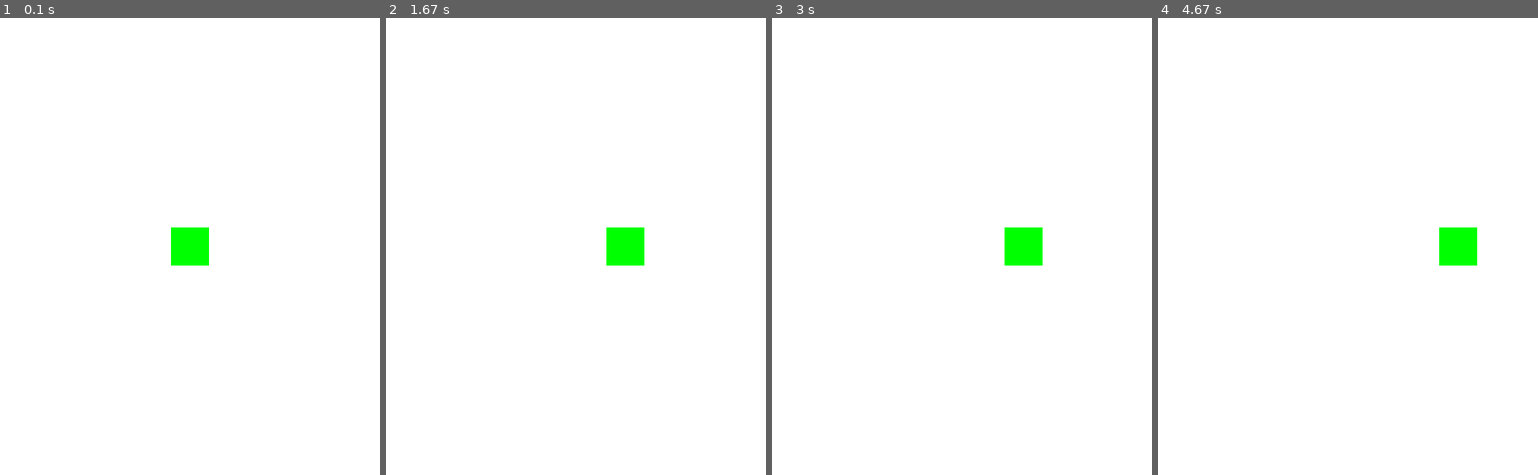
Above: before the commit, frames 1-4 (left to right).
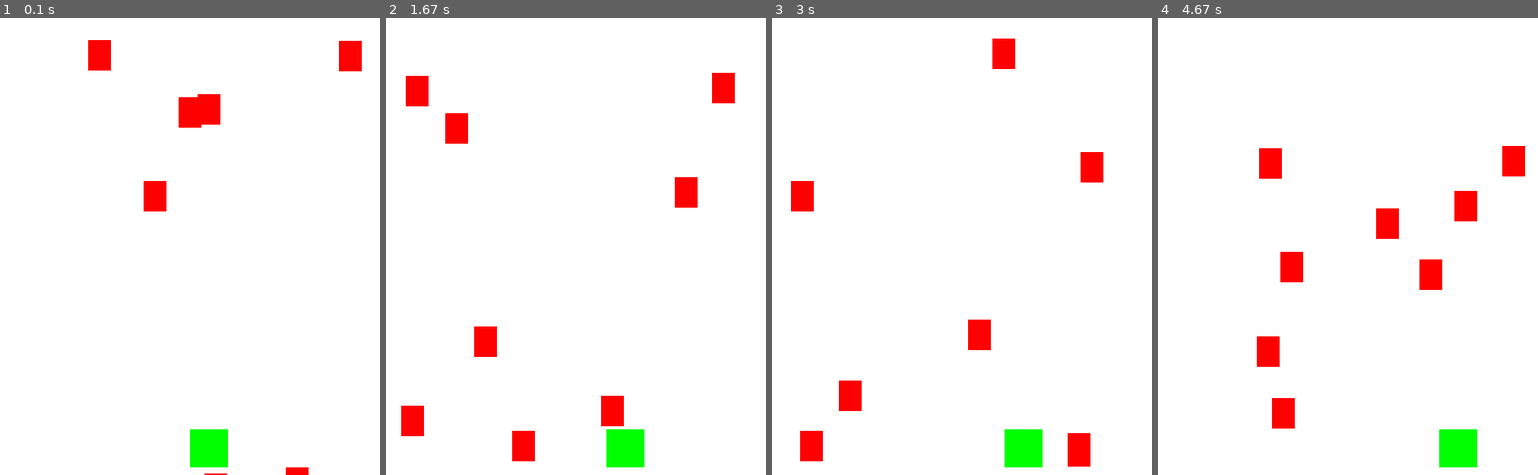
Above: after the commit, the same moments.

Repository: AndyLiu0330/pygame_for_CSA
Game: pygame game, started from main.py
Two runs of this game, one before a commit and one after it. Both use one fixed random seed, a clock stepped at 60 frames per second and the inputs below.
Inputs:
- Up to frame 1 (0.1 s): no input
- Up to frame 2 (1.67 s): hold D 0.33-0.8 s; hold D 0.83-1.3 s; hold A from 1.33 s (still down)
- Up to frame 3 (3 s): release A at 1.87 s; hold A 1.9-2.3 s; hold D 2.33-2.97 s
- Up to frame 4 (4.67 s): hold A 3-3.47 s; hold D 3.5-3.97 s; hold D 4-4.47 s; hold A from 4.5 s (still down)

The runs differ from the first frame. In frame 1, 3.7% of the frame differs, in the area x 23-96%, y 4-100%; in frame 2, 4.9%, in the area x 4-92%, y 12-99%; in frame 3, 4.5%; in frame 4, 4.9%.

Commit message:
Refactor Player class initialization and add Rock class for falling objects

Diff:
--- a/main.py
+++ b/main.py
@@ -1,6 +1,6 @@
 #sprite
 import pygame
-
+import random
 # 初始化
 pygame.init()
 # 设置窗口大小
@@ -18,7 +18,8 @@
         self.image = pygame.Surface((50, 50))
         self.image.fill((0, 255, 0))  # 填充顏色
         self.rect = self.image.get_rect()
-        self.rect.center = (Width // 2, Height // 2)  # 設置初始位置
+        self.rect.x = (Width // 2)
+        self.rect.bottom = Height-10 # 設置初始位置
         self.speedx = 8
     def update(self):
         key_pressed = pygame.key.get_pressed()
@@ -33,9 +34,34 @@
         if self.rect.x < 0:
             self.rect.x = 0
 
+class Rock(pygame.sprite.Sprite):
+    def __init__(self):
+        pygame.sprite.Sprite.__init__(self)
+        self.image = pygame.Surface((30, 40))
+        self.image.fill((255, 0, 0))  # 填充顏色
+        self.rect = self.image.get_rect()
+        self.rect.x = (random.randrange(0, Width-30))
+        self.rect.y = (random.randrange(-100, Height-40))
+        self.speedy = random.randrange(2, 10)
+        self.speedx = random.randrange(-3, 3)
+    def update(self):
+        key_pressed = pygame.key.get_pressed()
+
+        self.rect.y += self.speedy
+        self.rect.x += self.speedx
+        if self.rect.top > Height or self.rect.left < 0 or self.rect.right > Width:
+            self.rect.x = (random.randrange(0, Width-30))
+            self.rect.y = (random.randrange(-100, Height-40))
+            self.speedy = random.randrange(2, 10)
+            self.speedx = random.randrange(-3, 3)
+
 all_sprites = pygame.sprite.Group()
 player = Player()
 all_sprites.add(player)
+
+for i in range(8):
+    rock = Rock()
+    all_sprites.add(rock)
 
 
 running = True
